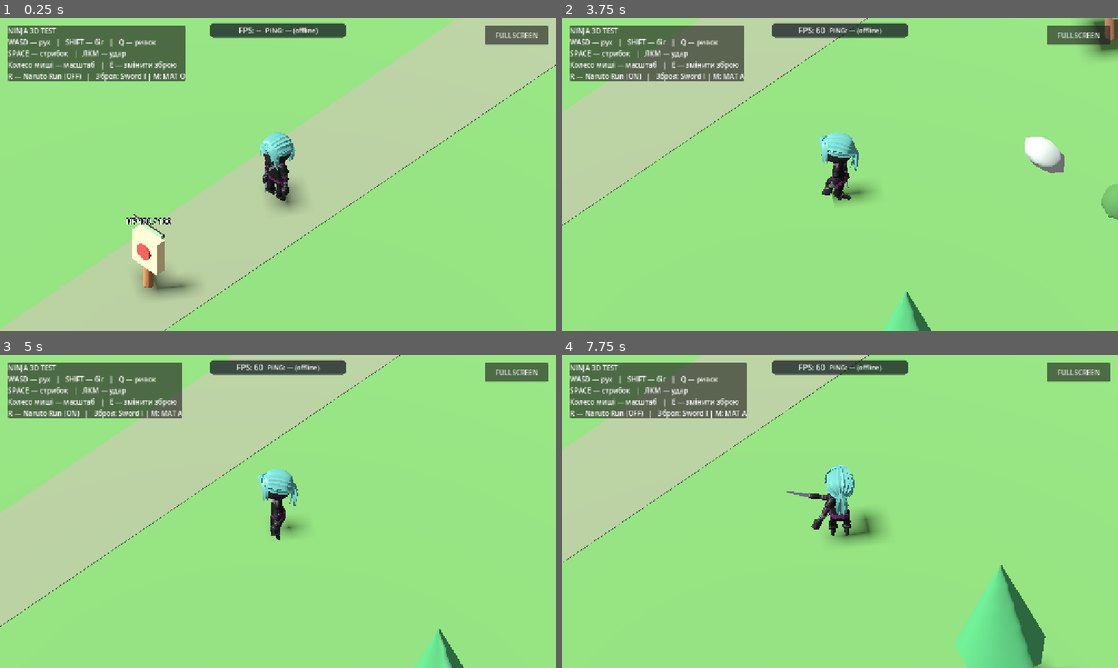
Above: before the commit, frames 1-4 (two rows, left to right).
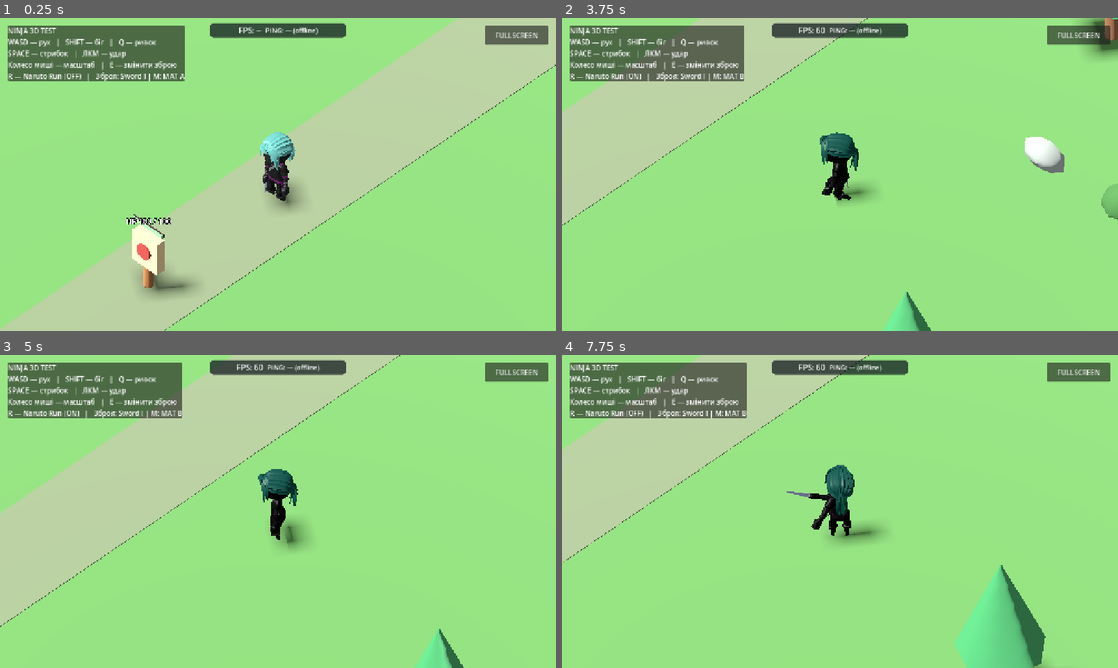
Above: after the commit, the same moments.

Repository: levian47/riskfate-3d-pro
Game: Godot game, scene res://main.tscn
Two runs of this game, one before a commit and one after it. Both use one fixed random seed, a clock stepped at 60 frames per second and the inputs below.
Inputs (mouse positions are in pixels of both pictures, inside the frame that each line leads up to):
- Up to frame 1 (0.25 s): no input
- Up to frame 2 (3.75 s): tap Enter at 0.5 s; move the mouse to (962, 158) at 0.52 s; hold D 0.53-1.25 s; hold Shift 0.53-1.25 s; click (962, 158) at 0.67 s; tap Space at 0.77 s; drag from (728, 190) to (812, 237) at 1.27 s; move the mouse to (895, 105) at 2.02 s; hold D 2.03-2.75 s; tap R at 2.1 s; drag from (812, 237) to (673, 127) at 2.77 s; move the mouse to (1006, 221) at 3.52 s; hold A from 3.53 s (still down); tap M at 3.6 s
- Up to frame 3 (5 s): tap Space at 3.77 s; release A at 4.25 s; drag from (111, 464) to (194, 433) at 4.27 s
- Up to frame 4 (7.75 s): move the mouse to (867, 511) at 5.02 s; hold S 5.03-5.75 s; hold Shift 5.03-5.75 s; click (867, 511) at 5.17 s; drag from (756, 433) to (728, 527) at 5.77 s; move the mouse to (962, 495) at 6.52 s; hold W 6.53-7.25 s; tap R at 6.6 s; tap Space at 6.77 s; drag from (728, 527) to (812, 574) at 7.27 s

The runs differ from the first frame. In frame 1, less than 0.1% of the frame differs, in the area x 32-48%, y 2-52%; in frame 2, 0.7%; in frame 3, 0.9%; in frame 4, 1.1%, in the area x 32-58%, y 17-58%.

Commit message:
Activate visually approved Ninja material A by default while retaining original comparison

Diff:
--- a/main.gd
+++ b/main.gd
@@ -22,7 +22,7 @@
 var visual: Node3D
 var ninja_mesh: MeshInstance3D
 var ninja_mesh_variants: Array[Mesh] = []
-var material_variant_index := 0
+var material_variant_index := 1 # Approved A: culling, original retained as control
 var animator: AnimationPlayer
 var camera: Camera3D
 var skeleton_debug: MeshInstance3D
@@ -170,6 +170,8 @@
 	if ninja_mesh_variants.size() != 3:
 		push_warning("Ninja material comparison incomplete")
 		return
+	# Preserve original animated rig; render approved A geometry by default.
+	ninja_mesh.mesh = ninja_mesh_variants[material_variant_index]
 	# Godot 4.7 glTF import does not reliably activate vertex colors
 	# as albedo. Make the intended per-vertex RGB explicit for variant B.
 	var one_surface_mesh := ninja_mesh_variants[2].duplicate() as ArrayMesh
@@ -326,6 +328,7 @@
 		touch_hud.fullscreen_requested.connect(_toggle_fullscreen)
 		touch_hud.weapon_requested.connect(_cycle_weapon)
 		touch_hud.materials_requested.connect(_cycle_ninja_materials)
+		touch_hud.material_variant = material_variant_index
 		touch_hud.naruto_requested.connect(_toggle_naruto_run)
 		touch_hud.skeleton_requested.connect(_toggle_skeleton_debug)
 		_update_weapon_display()
